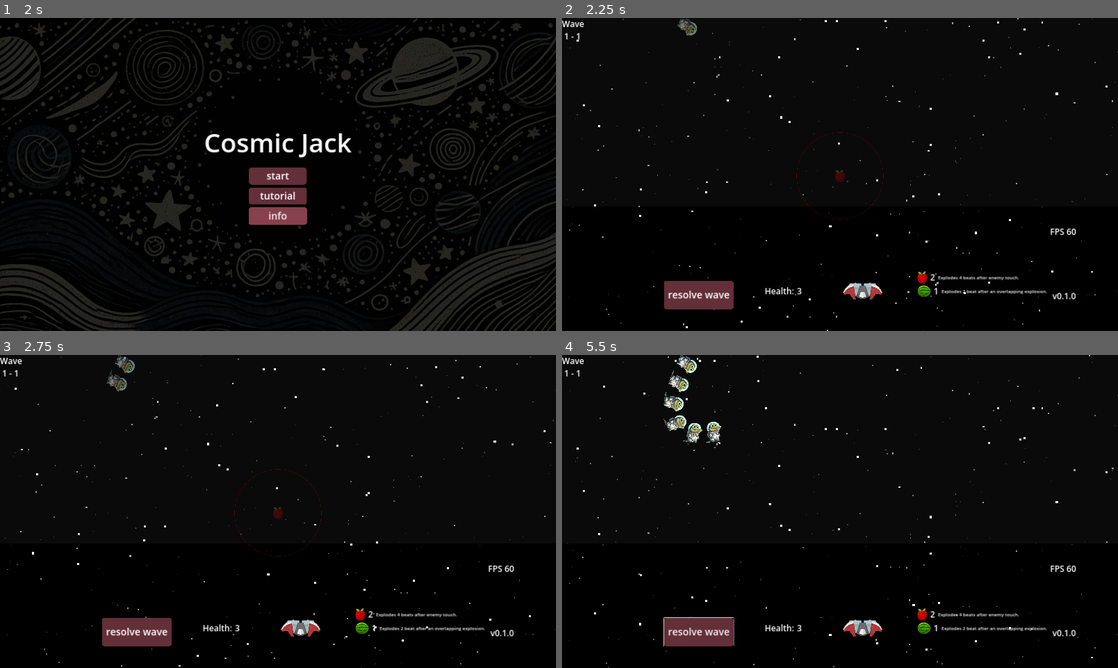
Above: before the commit, frames 1-4 (two rows, left to right).
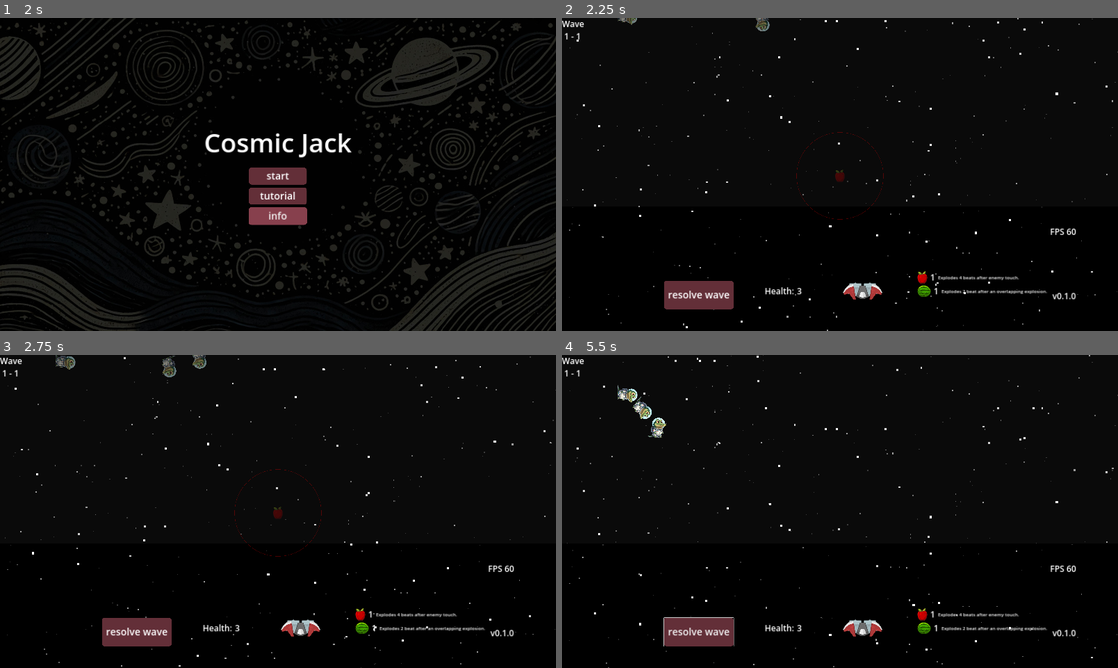
Above: after the commit, the same moments.

Repository: moby-it/cosmic-jack
Game: Godot game, scene res://main.tscn
The game is run twice, just before and just after one commit, with the same random seed, the same clock (stepped at 60 frames per second) and the same inputs.
Inputs (mouse positions are in pixels of both pictures, inside the frame that each line leads up to):
- Up to frame 1 (2 s): tap Enter at 0.5 s; move the mouse to (400, 158) at 0.52 s; hold Up (ui_up) 0.53-1.25 s; tap O at 0.6 s; click (400, 158) at 0.67 s; click (278, 221) at 1.25 s
- Up to frame 2 (2.25 s): click "start" at 2 s
- Up to frame 3 (2.75 s): no input
- Up to frame 4 (5.5 s): click "resolve wave" at 2.75 s; drag from (728, 527) to (678, 380) at 3.52 s; move the mouse to (895, 442) at 4.27 s; hold Up (ui_up) 4.28-5 s; tap Shift at 4.35 s; drag from (812, 574) to (678, 420) at 5.02 s

Frame 1 is identical in both runs. In frame 2, 0.3% of the frame differs, in the area x 10-68%, y 0-84%; in frame 3, 0.6%; in frame 4, 1.2%.

Commit message:
wave design wip

Diff:
--- a/levels/1/1-1.wave.tres
+++ b/levels/1/1-1.wave.tres
@@ -26,3 +26,5 @@
 audio_track = "res://levels/1/track1.wav"
 bpm = 120
 ammo = SubResource("Resource_553n7")
+goal = ""
+solution = ""
--- a/levels/1/1-2.wave.tres
+++ b/levels/1/1-2.wave.tres
@@ -3,20 +3,20 @@
 [ext_resource type="Script" path="res://waves/_convoy.gd" id="1_denl3"]
 [ext_resource type="Script" path="res://waves/ammo.gd" id="1_ig3f2"]
 [ext_resource type="PackedScene" uid="uid://dy1ndkh3j6my7" path="res://enemies/croc/croc.tscn" id="2_n8nmf"]
-[ext_resource type="PackedScene" uid="uid://ctnw6hyjola0a" path="res://waves/rivers/seine.rvr.tscn" id="3_16iyf"]
 [ext_resource type="Script" path="res://waves/wave.gd" id="4_atpr4"]
+[ext_resource type="PackedScene" uid="uid://cyiqlvkw0lje4" path="res://waves/rivers/clyde.rvr.tscn" id="4_pxf1i"]
 
 [sub_resource type="Resource" id="Resource_pupxp"]
 script = ExtResource("1_ig3f2")
 apples = 1
-watermelons = 2
-cherries = 1
+watermelons = 1
+cherries = 0
 
 [sub_resource type="Resource" id="Resource_pdekj"]
 script = ExtResource("1_denl3")
-duration = 12
-count = 4
-river = ExtResource("3_16iyf")
+duration = 8
+count = 2
+river = ExtResource("4_pxf1i")
 enemy = ExtResource("2_n8nmf")
 
 [resource]
--- a/levels/1/1-3.wave.tres
+++ b/levels/1/1-3.wave.tres
@@ -1,28 +1,36 @@
-[gd_resource type="Resource" script_class="Wave" load_steps=8 format=3 uid="uid://3aywhtajvgit"]
+[gd_resource type="Resource" script_class="Wave" load_steps=10 format=3 uid="uid://3aywhtajvgit"]
 
 [ext_resource type="Script" path="res://waves/_convoy.gd" id="1_cuspu"]
 [ext_resource type="Script" path="res://waves/ammo.gd" id="1_qbinm"]
 [ext_resource type="PackedScene" uid="uid://dy1ndkh3j6my7" path="res://enemies/croc/croc.tscn" id="2_khpvr"]
 [ext_resource type="Script" path="res://waves/wave.gd" id="3_87hvf"]
-[ext_resource type="PackedScene" uid="uid://cyiqlvkw0lje4" path="res://waves/rivers/clyde.rvr.tscn" id="3_xxjqi"]
+[ext_resource type="PackedScene" uid="uid://dtfdakxf28tdi" path="res://waves/rivers/yangtze.rvr.tscn" id="4_jjpja"]
+[ext_resource type="PackedScene" uid="uid://pbkvcll6ln1i" path="res://waves/rivers/angara.rvr.tscn" id="5_ktvlb"]
 
 [sub_resource type="Resource" id="Resource_0lca4"]
 script = ExtResource("1_qbinm")
-apples = 2
+apples = 1
 watermelons = 1
 cherries = 0
 
 [sub_resource type="Resource" id="Resource_sbo23"]
 script = ExtResource("1_cuspu")
 duration = 24
-count = 8
-river = ExtResource("3_xxjqi")
+count = 1
+river = ExtResource("4_jjpja")
+enemy = ExtResource("2_khpvr")
+
+[sub_resource type="Resource" id="Resource_c34hn"]
+script = ExtResource("1_cuspu")
+duration = 16
+count = 2
+river = ExtResource("5_ktvlb")
 enemy = ExtResource("2_khpvr")
 
 [resource]
 script = ExtResource("3_87hvf")
 enabled = true
-convoys = Array[ExtResource("1_cuspu")]([SubResource("Resource_sbo23")])
+convoys = Array[ExtResource("1_cuspu")]([SubResource("Resource_sbo23"), SubResource("Resource_c34hn")])
 audio_track = "res://levels/1/track1.wav"
 bpm = 120
 ammo = SubResource("Resource_0lca4")
--- a/levels/level.gd
+++ b/levels/level.gd
@@ -62,14 +62,8 @@
 			curr_wave_idx += 1
 			print("wave completed")
 			create_wave(true)
-	if resolving() and all_convoys_rendered() and no_rendered_pfs():
+	if resolving() and no_rendered_pfs():
 		round_status = ROUND_STATUS.RESOLVED
-
-func all_convoys_rendered() -> bool:
-	return curr_wave().convoys.all(func(c): return c.rendered)
-
-func no_rendered_pfs():
-	return waves_container.get_children().all(func(c): return c.get_node("Path2D").get_child_count() == 0)
 
 func _input(event: InputEvent) -> void:
 	if event.is_action_pressed("Menu"):
@@ -103,8 +97,6 @@
 func _on_resolve_button_down() -> void:
 	if not resolving():
 		round_status = ROUND_STATUS.RESOLVING
-		for c in curr_wave().convoys:
-			c.rendered = false
 		create_wave(false)
 
 # we are adding the active_fruit when the mouse enters the play area
@@ -187,29 +179,36 @@
 		ExplosionBus.enemies_exploded[c.get_instance_id()] = 0
 		var river_node = c.river.instantiate()
 		var river = river_node.get_node("Path2D")
-		var beat_fn = func(_i: int): add_enemy(c, river, preview)
+		var beat_fn = func(i: int):
+			var duration = largest_duration()
+			var remainder = i % duration if i >= duration else i
+			print("remainder: %s, count: %s" % [remainder, c.count])
+			if remainder < c.count:
+				return add_enemy_preview(c, river) if preview else add_enemy_resolve(c,river)
 		beat_fns.push_back(beat_fn)
 		BpmManager.on_beat.connect(beat_fn)
 		waves_container.add_child(river_node)
 
-func add_enemy(convoy: Convoy, path: Path2D, preview: bool):
-	if path.get_child_count() + ExplosionBus.enemies_exploded[convoy.get_instance_id()] == convoy.count:
-		convoy.rendered = true
-		return
-	if convoy.rendered and not preview:
-		return
-	convoy.rendered = false
+func add_enemy_resolve(convoy: Convoy, path: Path2D):
 	var pf = PathFollow2D.new()
 	pf.set_script(load("res://waves/rivers/_river.gd"))
 	pf.duration = convoy.duration
 	var enemy: Node2D = convoy.enemy.instantiate()
 	enemy.queue_animation = true
 	enemy.convoy_id =  convoy.get_instance_id()
-	if round_status == ROUND_STATUS.PREVIEW:
-		enemy.collision = false
-	else:
-		pf.enemy_passed.connect(enemy_passed)
-		pf.loop = false
+	pf.enemy_passed.connect(enemy_passed)
+	pf.loop = false
+	pf.add_child(enemy)
+	path.add_child(pf)
+
+func add_enemy_preview(convoy: Convoy, path: Path2D):
+	var pf = PathFollow2D.new()
+	pf.set_script(load("res://waves/rivers/_river.gd"))
+	pf.duration = convoy.duration
+	var enemy: Node2D = convoy.enemy.instantiate()
+	enemy.queue_animation = true
+	enemy.convoy_id =  convoy.get_instance_id()
+	enemy.collision = false
 	pf.add_child(enemy)
 	path.add_child(pf)
 
@@ -254,6 +253,14 @@
 	wave_audio.play(audio_position)
 	audio_position = 0.0
 
+func _on_level_change(idx: int, hp: int):
+	self.get_node("Menu").closed.emit()
+	clear_wave()
+	health = hp
+	health_count.text = str(hp)
+	curr_wave_idx = idx
+	create_wave(true)
+
 func clear_wave():
 	for c in waves_container.get_children():
 		c.queue_free()
@@ -263,13 +270,11 @@
 	BpmManager.reset()
 	ExplosionBus.enemies_exploded = {}
 
-func _on_level_change(idx: int, hp: int):
-	self.get_node("Menu").closed.emit()
-	clear_wave()
-	health = hp
-	health_count.text = str(hp)
-	curr_wave_idx = idx
-	create_wave(true)
-
 func update_wave_label():
 	wave_no.text = "Wave \n %s - %s" % [self.get_parent().name, curr_wave_idx + 1]
+
+func no_rendered_pfs():
+	return waves_container.get_children().all(func(c): return c.get_node("Path2D").get_child_count() == 0)
+
+func largest_duration() -> int:
+	return curr_wave().convoys.map(func(c): return c.duration).max()
--- a/waves/_convoy.gd
+++ b/waves/_convoy.gd
@@ -7,5 +7,3 @@
 
 @export var river: PackedScene
 @export var enemy: PackedScene
-
-var rendered = false
--- a/waves/rivers/_river.gd
+++ b/waves/rivers/_river.gd
@@ -8,14 +8,7 @@
 
 func _ready() -> void:
 	removed.connect(func(): self.queue_free())
-	# BpmManager.on_beat.connect(move_on_beat) # moving on beat, instead of a continous movement
-
-# func move_on_beat(_i: int):
-# 	if not paused:
-# 		progress_ratio += 1.0 / duration
-# 		if progress_ratio >= 1.0:
-# 			enemy_passed.emit()
-# 			queue_free()
+	self.loop = false
 
 func _process(delta):
 	if not paused:
--- /dev/null
+++ b/waves/rivers/angara.rvr.tscn
@@ -0,0 +1,21 @@
+[gd_scene load_steps=3 format=3 uid="uid://pbkvcll6ln1i"]
+
+[ext_resource type="PackedScene" uid="uid://bjcxaxlx6qt5e" path="res://levels/play_area.tscn" id="1_11soa"]
+
+[sub_resource type="Curve2D" id="Curve2D_g50po"]
+_data = {
+"points": PackedVector2Array(0, 0, 0, 0, 1227.45, -72.3711, 4, -214, -4, 214, 285.448, 362.629, -4, -366, 4, 366, 1556.45, 554.629, 0, 0, 0, 0, 668.448, 1220.63)
+}
+point_count = 4
+
+[node name="Angara" type="Node2D"]
+editor_description = "Relatively linear path, favors fast exlposives"
+
+[node name="Path2D" type="Path2D" parent="." groups=["paths"]]
+editor_description = "Duration 8 - Count 2 - can be solved by single apple"
+position = Vector2(250.552, 72.3711)
+curve = SubResource("Curve2D_g50po")
+
+[node name="PlayArea" parent="." instance=ExtResource("1_11soa")]
+z_index = -10
+metadata/_edit_lock_ = true
--- a/waves/rivers/clyde.rvr.tscn
+++ b/waves/rivers/clyde.rvr.tscn
@@ -4,15 +4,18 @@
 
 [sub_resource type="Curve2D" id="Curve2D_g50po"]
 _data = {
-"points": PackedVector2Array(0, 0, 0, 0, 647.448, -68.3711, -372, 0, 372, 0, 697.448, 466.629, 0, -290, 0, 290, 1803.45, 252.629, 0, -252, 0, 252, 1447.45, 618.629, 0, 0, 0, 0, 2157.45, 1230.63)
+"points": PackedVector2Array(0, 0, 0, 0, 1227.45, -72.3711, 4, -214, -4, 214, 285.448, 362.629, -4, -366, 4, 366, 1556.45, 554.629, -2, -384, 2, 384, 284.448, 724.629, 0, 0, 0, 0, 668.448, 1220.63)
 }
 point_count = 5
 
 [node name="Clyde" type="Node2D"]
+editor_description = "Relatively linear path, favors fast exlposives"
 
 [node name="Path2D" type="Path2D" parent="." groups=["paths"]]
+editor_description = "Duration 8 - Count 2 - can be solved by single apple"
 position = Vector2(250.552, 72.3711)
 curve = SubResource("Curve2D_g50po")
 
 [node name="PlayArea" parent="." instance=ExtResource("1_6p7gv")]
 z_index = -10
+metadata/_edit_lock_ = true
--- a/waves/rivers/seine.rvr.tscn
+++ b/waves/rivers/seine.rvr.tscn
@@ -4,14 +4,15 @@
 
 [sub_resource type="Curve2D" id="Curve2D_7etg2"]
 _data = {
-"points": PackedVector2Array(0, 0, 0, 0, 1303.66, 41, 228.533, -210.224, -228.533, 210.224, 323.657, 299, 0, 0, 0, 0, 402.657, 1342)
+"points": PackedVector2Array(0, 0, 0, 0, 773, 25, 201.815, -94.1798, -201.815, 94.1798, 529, 328, 0, -237.133, 0, 237.133, -226, 659, -260.677, -97.5439, 260.677, 97.5439, 846, 1051, 0, 0, 0, 0, 1495, 1381)
 }
-point_count = 3
+point_count = 5
 
 [node name="Seine" type="Node2D"]
+editor_description = "Simple circular path. It's easy to kill many enemies with an apple on the circular pattern."
 
 [node name="Path2D" type="Path2D" parent="." groups=["paths"]]
-position = Vector2(377.343, -47)
+position = Vector2(1465, -47)
 curve = SubResource("Curve2D_7etg2")
 
 [node name="PlayArea" parent="." instance=ExtResource("1_47p6t")]
--- /dev/null
+++ b/waves/rivers/yangtze.rvr.tscn
@@ -0,0 +1,22 @@
+[gd_scene load_steps=3 format=3 uid="uid://dtfdakxf28tdi"]
+
+[ext_resource type="PackedScene" uid="uid://bjcxaxlx6qt5e" path="res://levels/play_area.tscn" id="1_trcdc"]
+
+[sub_resource type="Curve2D" id="Curve2D_g50po"]
+_data = {
+"points": PackedVector2Array(0, 0, 0, 0, 700, -163, 0, 0, 0, 0, 700, 1246)
+}
+point_count = 2
+
+[node name="Yangtze" type="Node2D"]
+editor_description = "Relatively linear path, favors fast exlposives"
+
+[node name="Path2D" type="Path2D" parent="." groups=["paths"]]
+editor_description = "Duration 8 - Count 2 - can be solved by single apple"
+position = Vector2(-248, 120.059)
+scale = Vector2(1, 0.957417)
+curve = SubResource("Curve2D_g50po")
+
+[node name="PlayArea" parent="." instance=ExtResource("1_trcdc")]
+z_index = -10
+metadata/_edit_lock_ = true
--- a/waves/wave.gd
+++ b/waves/wave.gd
@@ -6,3 +6,6 @@
 @export_file("*.wav", "*.mp3") var audio_track
 @export var bpm: int
 @export var ammo: Ammo
+
+@export var goal: String
+@export_multiline var solution: String
Not shown, changed: devlogs.md
